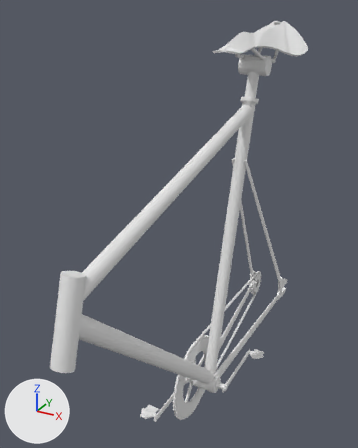
Before and after pictures for a commit that changed the OBJ model models/parts/frame_04_barcelona_low_pro.obj.
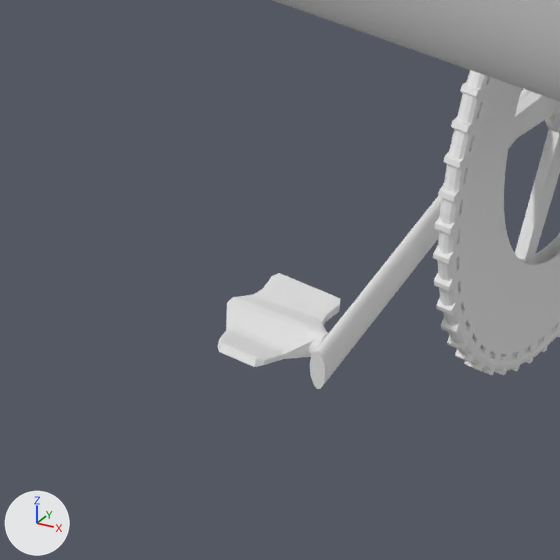
The first picture shows the older version from a 50 mm camera at (0.78, -1.49, 1.54) aimed at (-0.13, 0.16, 0.72). The close-ups show both versions on the part from 30% to 53% of the width and 81% to 100% of the height of that picture; other places that the commit changed are outside them. The axes (+X, +Y, +Z) are drawn at lower left. The lights are the same throughout. Where no turn or scale is listed for an object, it has been applied to the vertices. Vertices at the same position are counted once.

In view in the first close-up: 'BARCELONA_LOW_PRO'.
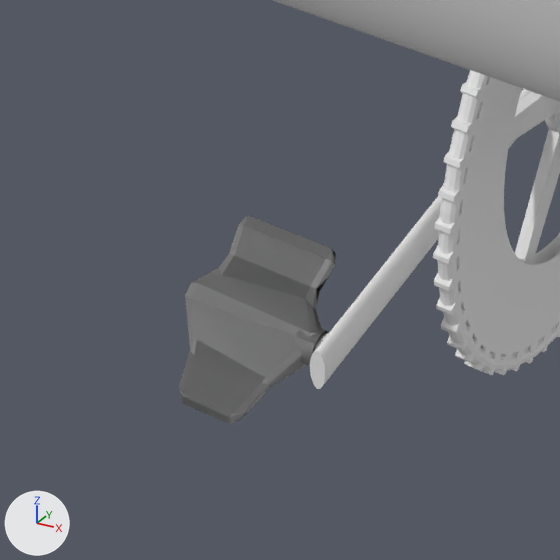
Location of each change, (x1, y1, x2, y2) in pixels of the close-ups (560 x 560 px):
```json
{"object": "BARCELONA_LOW_PRO", "change": "reshaped", "before": [217, 0, 560, 389], "after": [273, 0, 560, 389]}
{"object": "pedal_right", "change": "added", "after": [179, 215, 341, 424]}
{"part": 1, "of": "me_barcelona_low_pro", "change": "cut back", "before": [217, 273, 340, 367], "after": [319, 333, 328, 345]}
```

Edits to the scene script, one JSON object a line:
```json
{"op": "add", "block": "mat_default_obj_011", "code": ["mat_default_obj_011 = principled_material('Default_OBJ.011')", "mat_default_obj_011.base_color = (0.8, 0.8, 0.8)  # white #e7e7e7", "mat_default_obj_011.roughness = 1.0"]}
{"block": "me_barcelona_low_pro", "where": "# used by ob_barcelona_low_pro; location = (0.0, 0.0, 0.0)"}
{"op": "remove", "block": "me_barcelona_low_pro", "code": "me_barcelona_low_pro.from_pydata(...)  # 11215 vertices, 9055 faces; spans x -0.17..0.18, y -0.76..1.09, z -0.29..1.48"}
{"op": "add", "block": "me_barcelona_low_pro", "code": "me_barcelona_low_pro.from_pydata(...)  # 10239 vertices, 8203 faces; spans x -0.17..0.18, y -0.76..1.09, z -0.29..1.48"}
{"block": "me_barcelona_low_pro", "change": "me_barcelona_low_pro part 1: 21 vertices moved within x -0.1, y -0.11..-0.1, z -0.09..-0.07; 507 vertices removed from x -0.17..-0.1, y -0.15..-0.06, z -0.09..-0.07"}
{"op": "add", "block": "me_pedal_right", "code": ["me_pedal_right = bpy.data.meshes.new('pedal_right')", "me_pedal_right.from_pydata(...)  # 1434 vertices, 1276 faces; spans x -0.2016..-0.0859, y -0.1647..-0.0521, z -0.1159..-0.0512", "me_pedal_right.materials.append(mat_default_obj_011)  # white #e7e7e7"]}
{"op": "add", "block": "ob_pedal_right", "code": ["ob_pedal_right = bpy.data.objects.new('pedal_right', me_pedal_right)", "ob_pedal_right.location = (0.0, 0.0, 0.0)"]}
```
